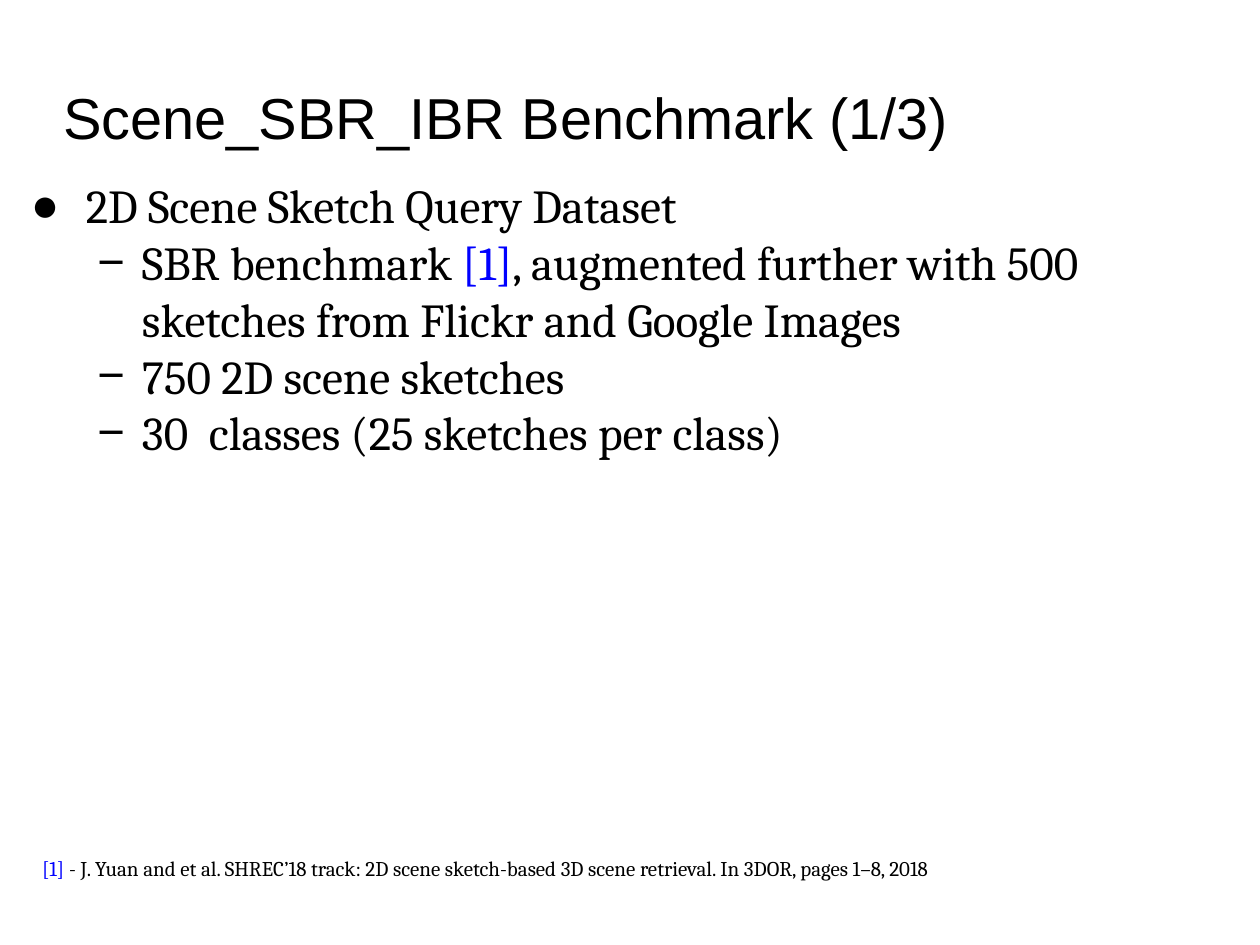
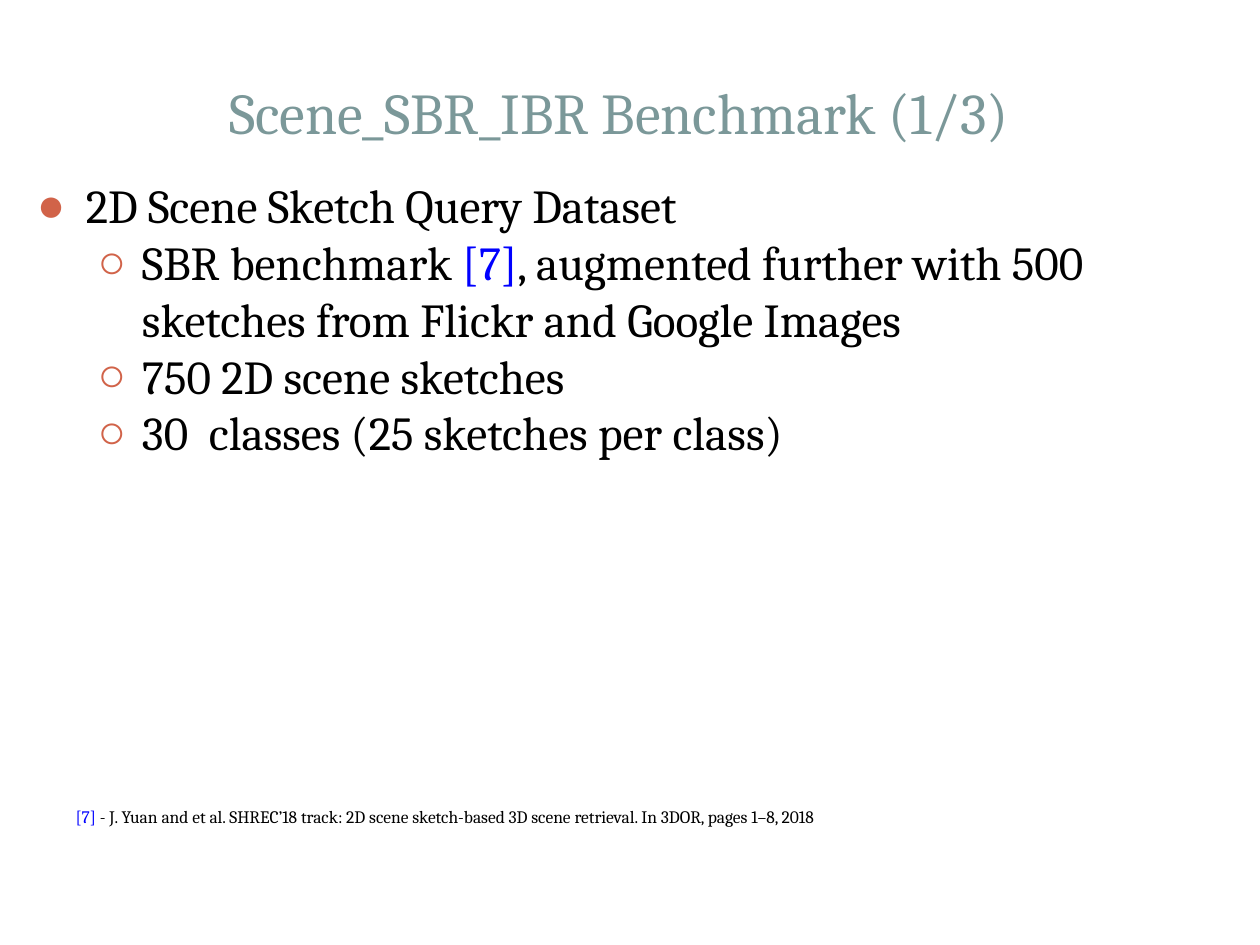
Before and after one commit to Hammania689/shrec_2019, a slide deck: slide 10 of mipr_slides/MIPR.pptx. Drawn at 1260x945 pixels with LibreOffice and Linux fonts; fonts in the diff are those of the drawing. Boxes give left, top, right and bottom in pixels: in the first picture for what was removed or moved away, otherwise in the second. Text is boxed around its words. In the diff, an @@ line names an element or a change of style, - is before the commit and + after.

```diff
--- a/mipr_slides/MIPR.pptx
+++ b/mipr_slides/MIPR.pptx
@@ text "Scene_SBR_IBR Benchmark (1/3)": place and size @@
-text "Scene_SBR_IBR Benchmark (1/3)" at [63, 97, 949, 149]
+text "Scene_SBR_IBR Benchmark (1/3)" at [229, 93, 1009, 142]
@@ text "Scene_SBR_IBR Benchmark (1/3)" at [229, 93, 1009, 142]: font Arial to Cambria, text colour #000000 to #7B9899; alignment left to centre; vertical alignment middle to bottom @@
@@ text at [86, 190, 783, 460]: indent changed; bullet colour #000000 to #D16349; bullet − to ○ @@
@@ text at [142, 246, 1083, 347]: text changed @@
-  − SBR benchmark [1], augmented further with 500 sketches from Flickr and Google Images
+  ○ SBR benchmark [7], augmented further with 500 sketches from Flickr and Google Images
@@ text at [76, 810, 814, 827]: text changed; size 12 to 10 pt @@
-[1] - J. Yuan and et al. SHREC’18 track: 2D scene sketch-based 3D scene retrieval. In 3DOR, pages 1–8, 2018
+[7] - J. Yuan and et al. SHREC’18 track: 2D scene sketch-based 3D scene retrieval. In 3DOR, pages 1–8, 2018
```
Also in this commit, not shown: 16 other slides changed, 2 slides added, 4 slides removed, 2 other files.
